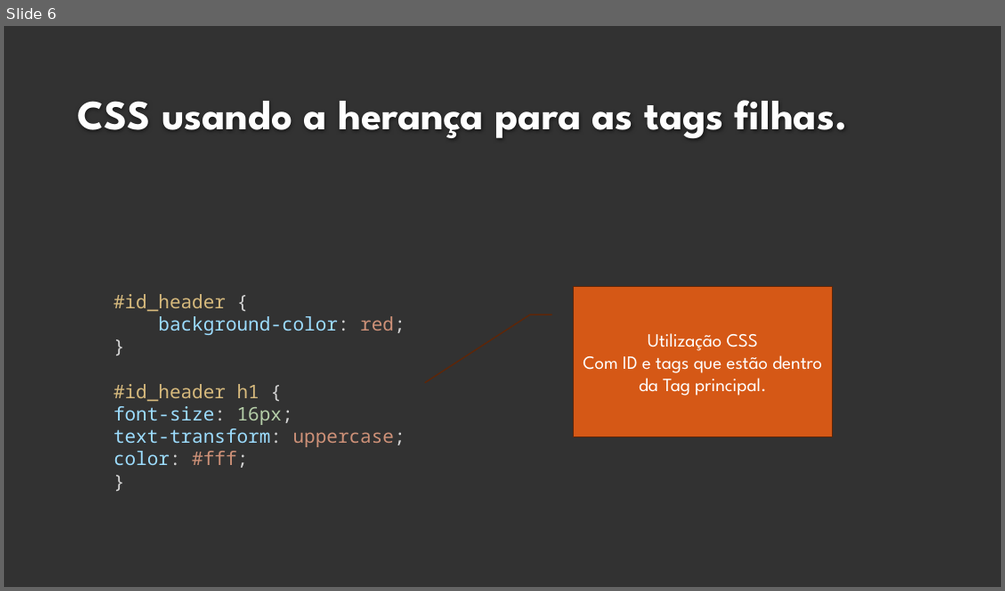
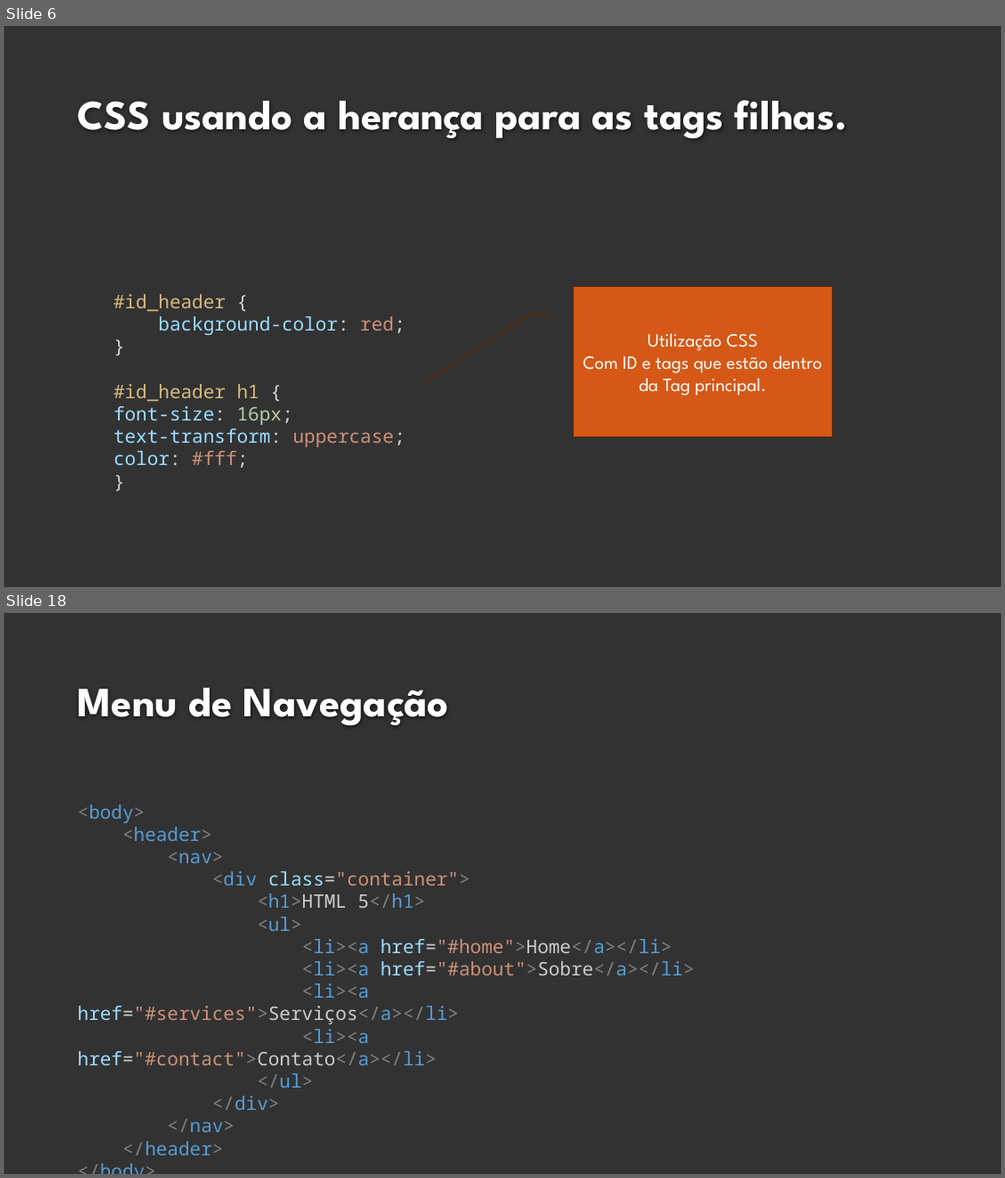
Before and after one commit to fabio-sudo/Curso_JS, a slide deck: HTML_CSS/Material_Html/5 - HTML - CSS.pptx. Shown one above the other, each under a label of ours: slide 6 before the commit, slides 6 and 18 after it; the slides between them are not shown. The pictures are 1005x591 and 1005x1178 pixels, drawn with LibreOffice and Linux fonts; fonts in the diff are those of the drawing; background and template pictures are left out. Boxes give left, top, right and bottom in pixels: in the first picture for what was removed or moved away, otherwise in the second. Text is boxed around its words. In the diff, an @@ line names an element or a change of style, - is before the commit and + after.

```diff
--- a/HTML_CSS/Material_Html/5 - HTML - CSS.pptx
+++ b/HTML_CSS/Material_Html/5 - HTML - CSS.pptx
@@ slide 18 added at bbox=[4, 613, 1001, 1174], background #323232 @@
@@ title added at bbox=[78, 688, 449, 725], 40 pt, text #FEFEFE, bold @@
+Menu de Navegação
@@ text added at bbox=[78, 804, 695, 1155], 18 pt, text #808080 @@
+<body>
+<header>
+<nav>
+<div class="container">
+<h1>HTML 5</h1>
+<ul>
+<li><a href="#home">Home</a></li>
+<li><a href="#about">Sobre</a></li>
+<li><a href="#services">Serviços</a></li>
+<li><a href="#contact">Contato</a></li>
+</ul>
+</div>
+</nav>
+</header>
+</body>
```
Also in this commit, not shown: 12 other slides added, 1 slide removed, 7 other files.
